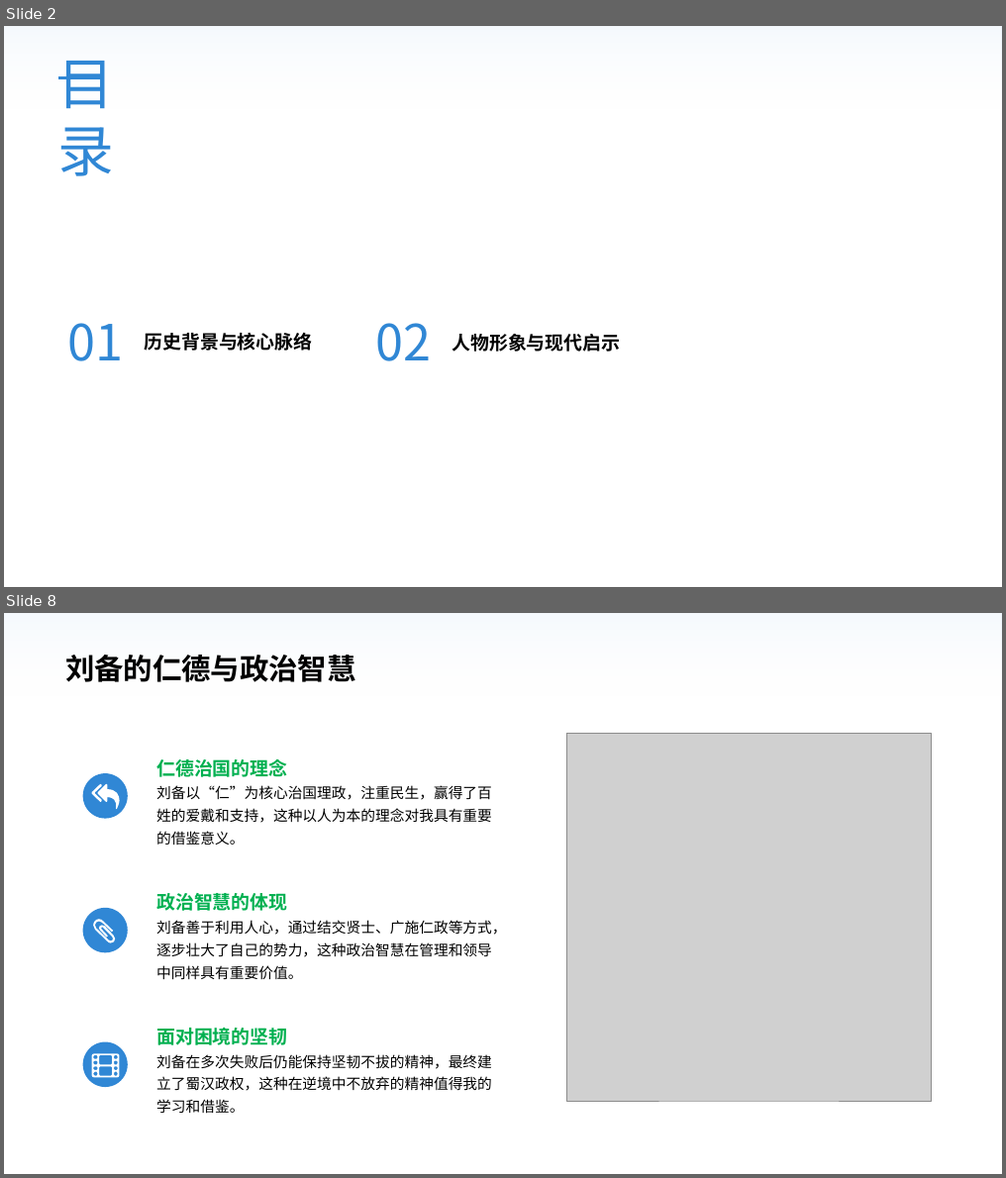
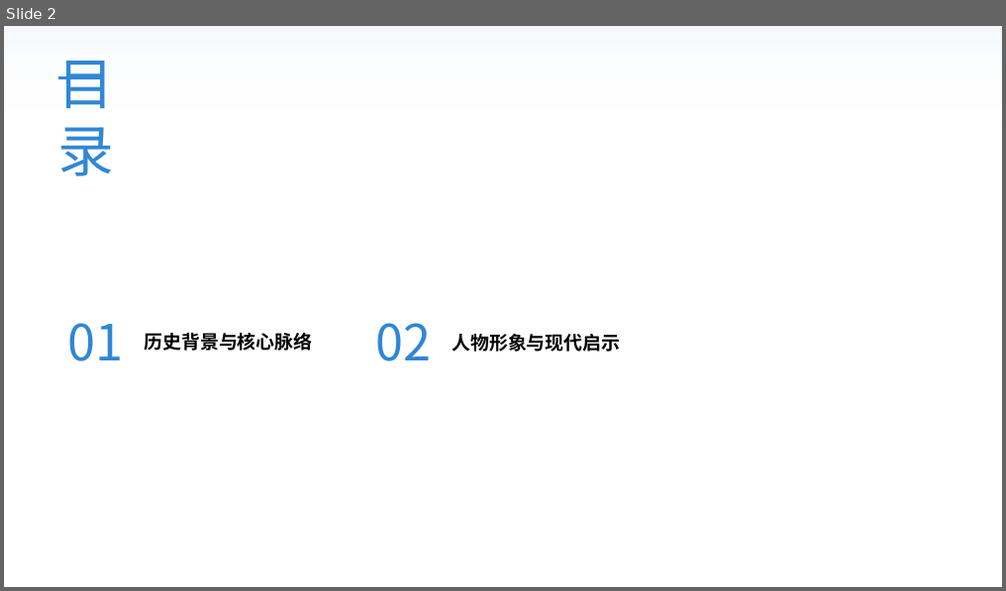
Before and after one commit to fefeding/pptx-parser, a slide deck: examples/3guo.pptx. Shown one above the other, each under a label of ours: slides 2 and 8 before the commit, slide 2 after it; the slides between them are not shown. The pictures are 1006x1178 and 1006x591 pixels, drawn with LibreOffice and Linux fonts; fonts in the diff are those of the drawing; grey boxes stand for pictures; background and template pictures are left out. Boxes give left, top, right and bottom in pixels: in the first picture for what was removed or moved away, otherwise in the second. Text is boxed around its words. In the diff, an @@ line names an element or a change of style, - is before the commit and + after.

```diff
--- a/examples/3guo.pptx
+++ b/examples/3guo.pptx
@@ slide 8 removed at <box>4,613,1002,1174</box>, background picture (left out); not listed: 1 template element that a slide beside it also shows @@
@@ text removed at <box>65,655,356,682</box> @@
-刘备的仁德与政治智慧
@@ picture removed at <box>566,734,932,1102</box> @@
@@ group removed at <box>82,760,506,1114</box>: 6 texts, 3 ellipses, 3 freeform shapes @@
-仁德治国的理念
-刘备以“仁”为核心治国理政，注重民生，赢得了百姓的爱戴和支持，这种以人为本的理念对我具有重要的借鉴意义。
-政治智慧的体现
-刘备善于利用人心，通过结交贤士、广施仁政等方式，逐步壮大了自己的势力，这种政治智慧在管理和领导中同样具有重要价值。
-面对困境的坚韧
-刘备在多次失败后仍能保持坚韧不拔的精神，最终建立了蜀汉政权，这种在逆境中不放弃的精神值得我的学习和借鉴。
```
Also in this commit, not shown: 9 other slides removed, 1 other file.
